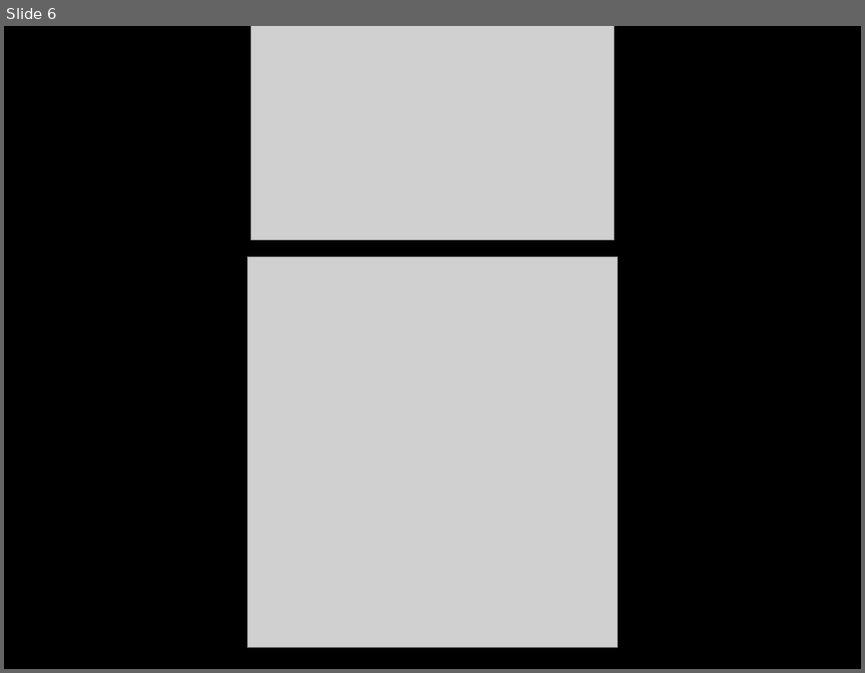
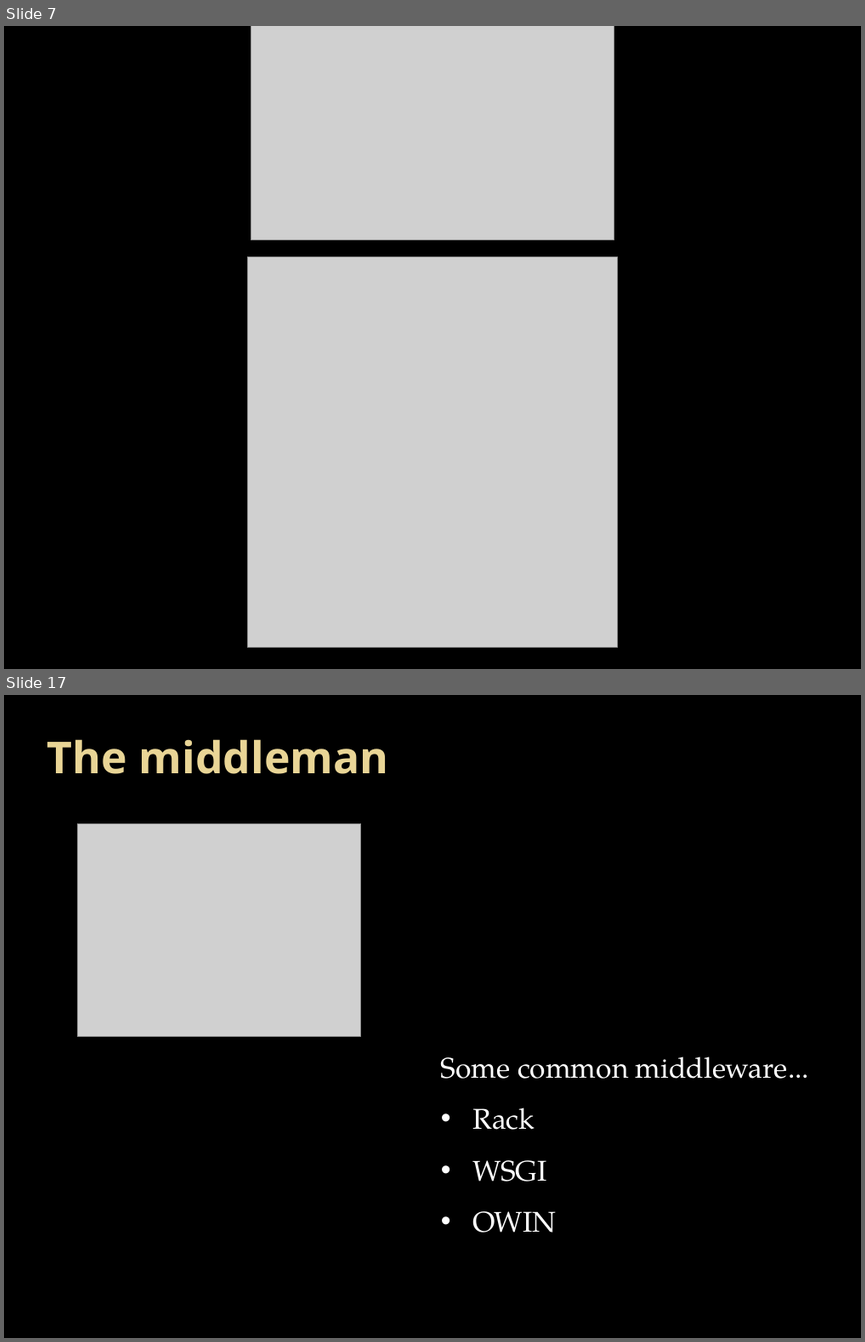
Before and after one commit to justinsoliz/ravendb_nancyfx_presentation, a slide deck: raven_nancy_slides.pptx. Shown one above the other, each under a label of ours: slide 6 before the commit, slides 7 and 17 after it; the slides between them are not shown. The pictures are 865x673 and 865x1342 pixels, drawn with LibreOffice and Linux fonts; fonts in the diff are those of the drawing; grey boxes stand for pictures; background and template pictures are left out. Boxes give left, top, right and bottom in pixels: in the first picture for what was removed or moved away, otherwise in the second. Text is boxed around its words. In the diff, an @@ line names an element or a change of style, - is before the commit and + after.

```diff
--- a/raven_nancy_slides.pptx
+++ b/raven_nancy_slides.pptx
@@ slide 17 added at (4, 695, 861, 1338), background picture (left out) @@
@@ title added at (47, 739, 389, 774), 36.9 pt, text gradient #EAD696 to #E7D081, bold @@
+The middleman
@@ picture added at (78, 823, 361, 1036) @@
@@ text added at (441, 1056, 809, 1232), 24 pt, text #FFFFFF @@
+Some common middleware...
+• Rack
+• WSGI
+• OWIN
@@ what was slide 6 is now slide 7 @@
```
Also in this commit, not shown: 1 slide changed, 10 other slides added.
